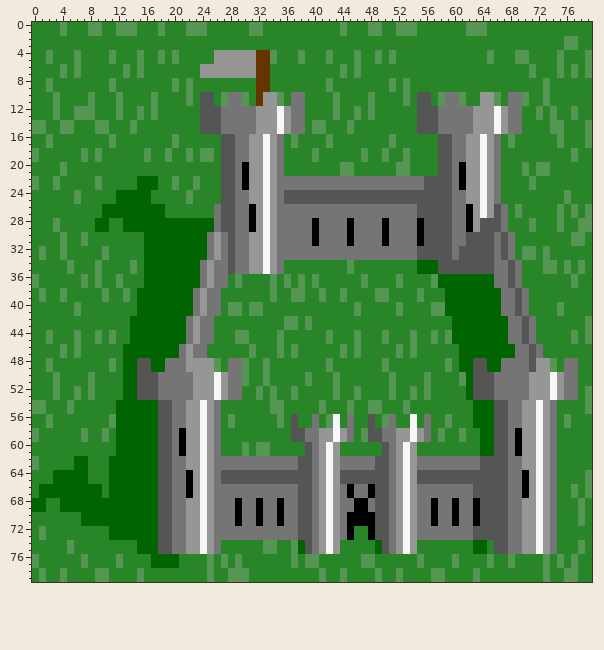
Two states of a sprite sheet, public/img/game/castle_neutral.png. The picture above is the old version.
The file is 80x80 pixels.
Once edited:
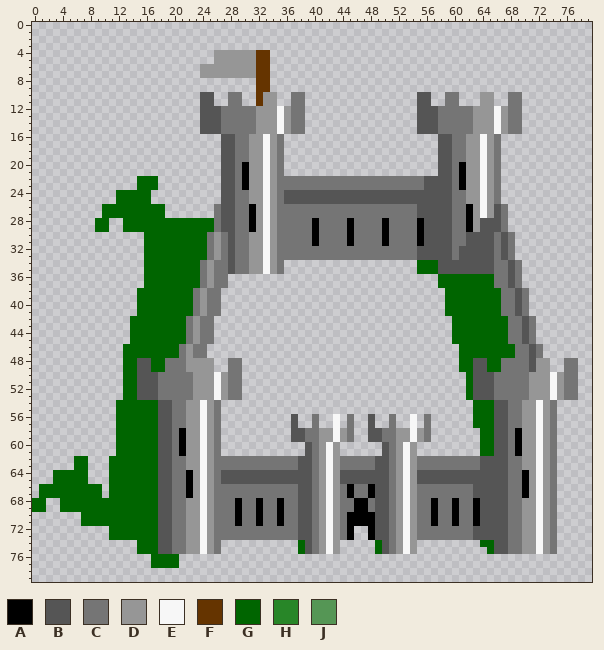
Palette (. is transparent): A #000000  B #555555  C #757575  D #969696  E #f7f7f7  F #653400  G #006500  H #288628  J #559655
From old to new:
Changed rows in their new state; - is an unchanged pixel.
first column x 0:
 0 ................................................................................
 1 ................................................................................
 2 ................................................................................
 3 ................................................................................
 4 ..........................--------..............................................
 5 ..........................--------..............................................
 6 ........................----------..............................................
 7 ........................----------..............................................
 8 ................................--..............................................
 9 ................................--..............................................
10 ........................--..--..---..--................--..--...--..--..........
11 ........................--..--..---..--................--..--...--..--..........
12 ........................---------------................---------------..........
13 ........................---------------................---------------..........
14 ........................---------------................---------------..........
15 ........................---------------................---------------..........
16 ...........................---------......................---------.............
17 ...........................---------......................---------.............
18 ...........................---------......................---------.............
19 ...........................---------......................---------.............
20 ...........................---------......................---------.............
21 ...........................---------......................---------.............
22 ...............---.........----------------------------------------.............
23 ...............---.........----------------------------------------.............
24 ............-----..........----------------------------------------.............
25 ............-----..........----------------------------------------.............
26 ..........---------.......------------------------------------------............
27 ..........---------.......------------------------------------------............
28 .........--..-------------------------------------------------------............
29 .........--..-------------------------------------------------------............
30 ................-----------------------------------------------------...........
31 ................-----------------------------------------------------...........
32 ................-----------------------------------------------------...........
33 ................-----------------------------------------------------...........
34 ................--------------------...................---------------..........
35 ................--------------------...................---------------..........
36 ................------------..............................------------..........
37 ................------------..............................------------..........
38 ...............------------................................------------.........
39 ...............------------................................------------.........
40 ...............------------................................------------.........
41 ...............------------................................------------.........
42 ..............------------..................................------------........
43 ..............------------..................................------------........
44 ..............------------..................................------------........
45 ..............------------..................................------------........
46 .............------------....................................------------.......
47 .............------------....................................------------.......
48 .............-------------..--...............................-------------..--..
49 .............-------------..--...............................-------------..--..
50 .............-----------------................................----------------..
51 .............-----------------................................----------------..
52 .............-----------------................................----------------..
53 .............-----------------................................----------------..
54 ............---------------....................................------------.....
55 ............---------------....................................------------.....
56 ............---------------..........-..-..-.-..-..-..-.-......------------.....
57 ............---------------..........-..-..-.-..-..-..-.-......------------.....
58 ............---------------..........---------..---------.......-----------.....
59 ............---------------..........---------..---------.......-----------.....
60 ............---------------............-----......-----.........-----------.....
61 ............---------------............-----......-----.........-----------.....
62 ......--...----------------------------------------------------------------.....
63 ......--...----------------------------------------------------------------.....
64 ...-----...----------------------------------------------------------------.....
65 ...-----...----------------------------------------------------------------.....
66 .---------.----------------------------------------------------------------.....
67 .---------.----------------------------------------------------------------.....
68 --..-----------------------------------------------------------------------.....
69 --..-----------------------------------------------------------------------.....
70 .......--------------------------------------------------------------------.....
71 .......--------------------------------------------------------------------.....
72 ...........-----------------------------------..---------------------------.....
73 ...........-----------------------------------..---------------------------.....
74 ...............------------...........------.....------.........-G---------.....
75 ...............------------...........------.....------..........G---------.....
76 .................----...........................................................
77 .................----...........................................................
78 ................................................................................
79 ................................................................................
Where, in picture pixels (left, top, right, bottom), the same in both pictures:
changed: (32, 22, 592, 582)
